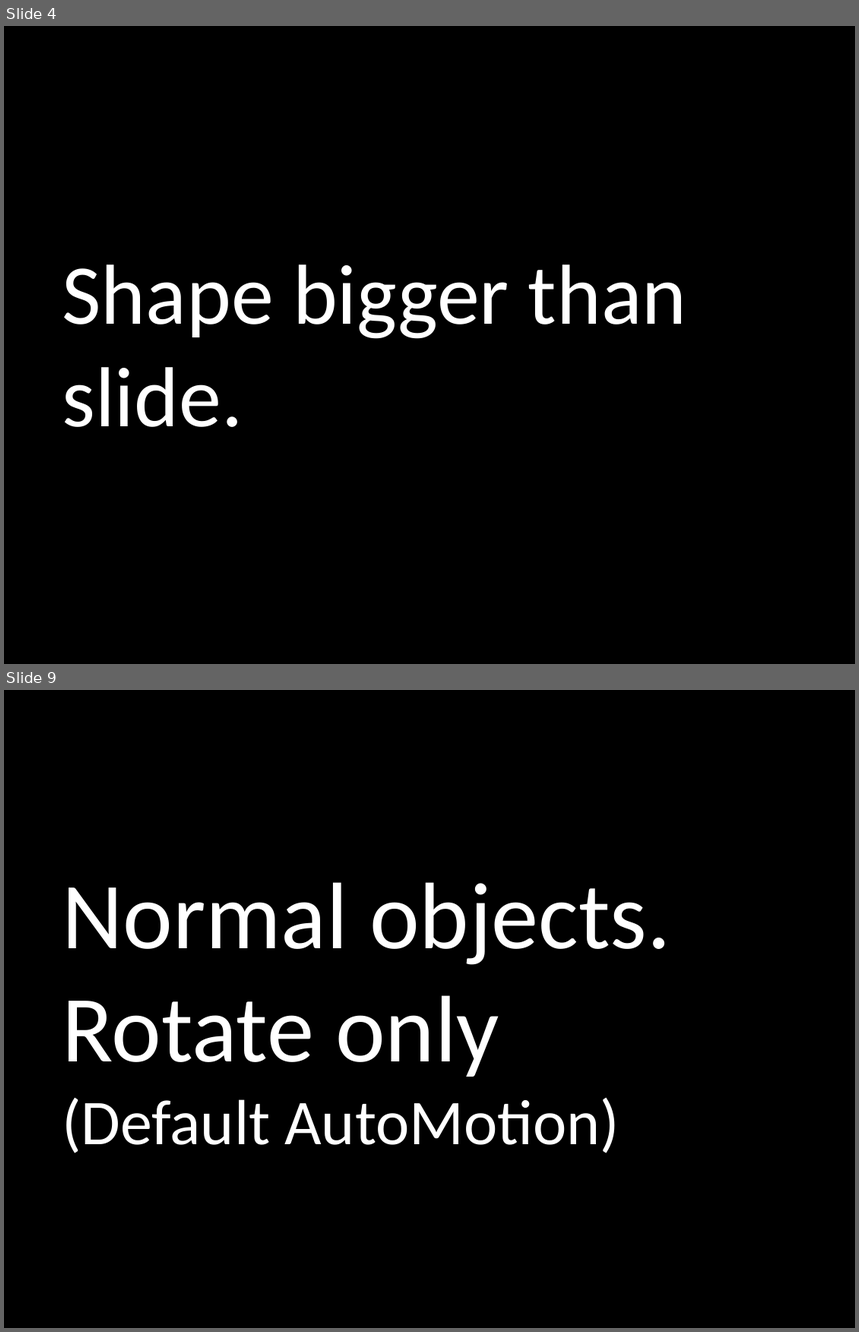
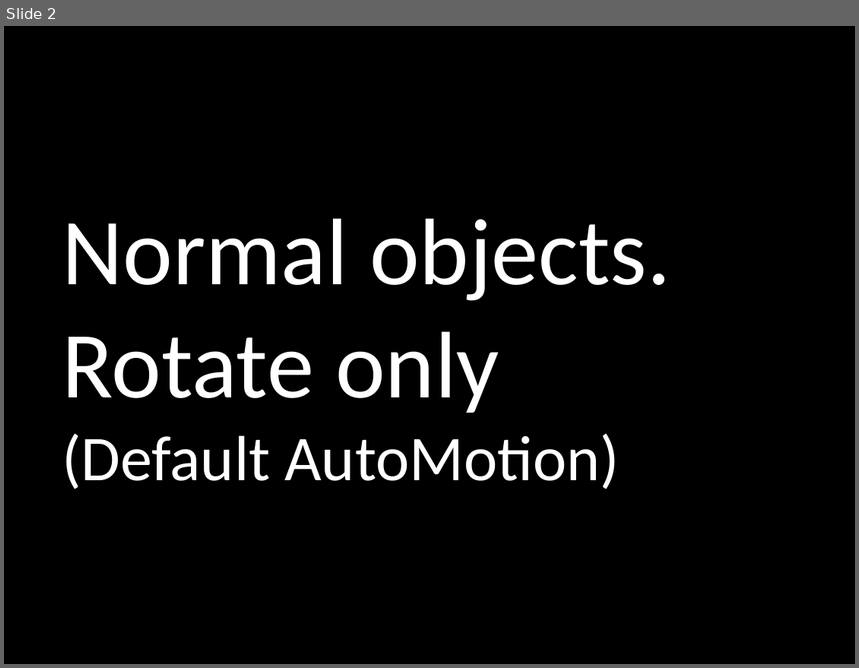
Before and after one commit to PowerPointLabs/PowerPointLabs, a slide deck: doc/Test scenarios.pptx. Shown one above the other, each under a label of ours: slides 4 and 9 before the commit, slide 2 after it; the slides between them are not shown. The pictures are 859x1332 and 859x668 pixels, drawn with LibreOffice and Linux fonts; fonts in the diff are those of the drawing. Boxes give left, top, right and bottom in pixels: in the first picture for what was removed or moved away, otherwise in the second. Text is boxed around its words. In the diff, an @@ line names an element or a change of style, - is before the commit and + after.

```diff
--- a/doc/Test scenarios.pptx
+++ b/doc/Test scenarios.pptx
@@ slide 4 removed at bbox=[4, 26, 855, 664], background #000000 @@
@@ title removed at bbox=[63, 265, 687, 427] @@
-Shape bigger than slide.
@@ what was slide 9 is now slide 2 @@
```
Also in this commit, not shown: 1 slide added, 7 other slides removed, 7 other files.
